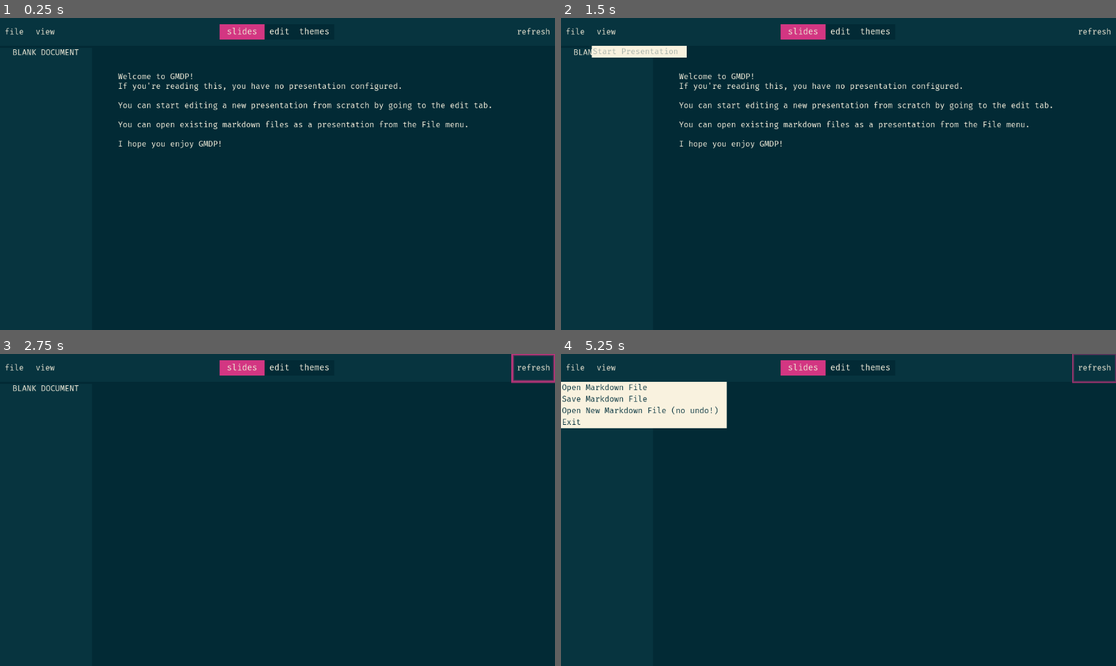
Above: before the commit, frames 1-4 (two rows, left to right).
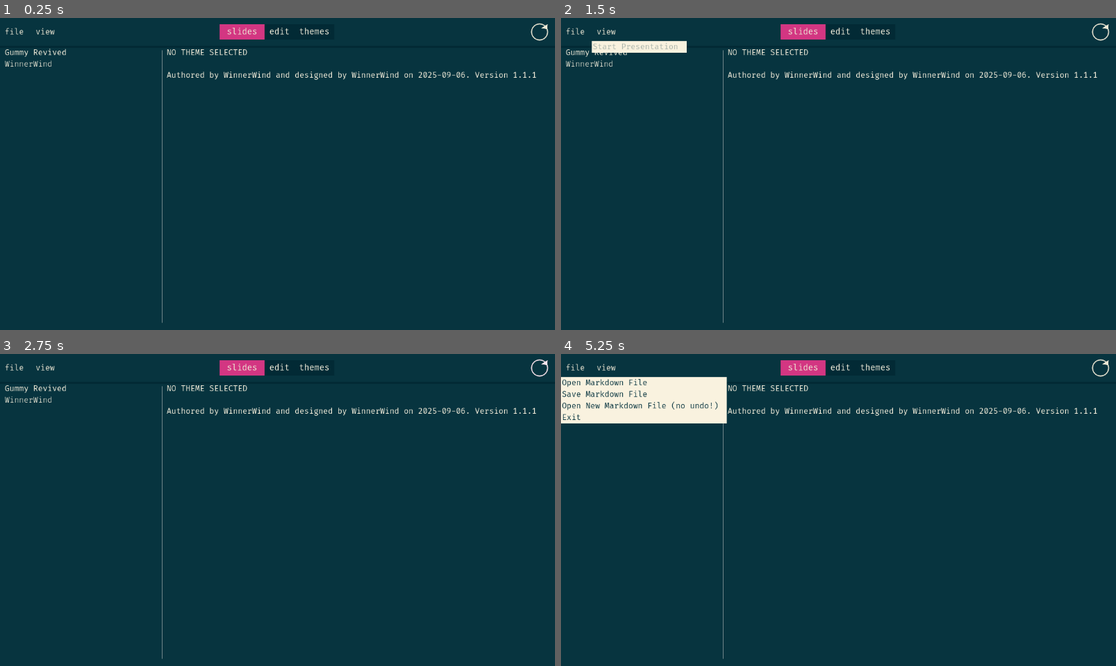
Above: after the commit, the same moments.

Repository: WinnerWind/gmdp
Game: Godot game, scene res://scenes/main.tscn
Same seed, same stepped clock (60 frames per second), same inputs: the game is played once before the commit and once after it. The project has no main scene, so this scene is started directly.
Inputs (mouse positions are in pixels of both pictures, inside the frame that each line leads up to; where the layout moved, square brackets give the same spot in the first picture):
- Up to frame 1 (0.25 s): no input
- Up to frame 2 (1.5 s): click "file" at 0.5 s; click "view" at 1.25 s
- Up to frame 3 (2.75 s): click (538, 366) [532, 366] at 2 s
- Up to frame 4 (5.25 s): click "file" at 2.75 s; click "view" at 3.5 s; click (1099, 366) [1093, 366] at 4.25 s; click "file" at 5 s

The runs differ from the first frame. In frame 1, 2.7% of the frame differs, in the area x 0-99%, y 1-98%; in frame 2, 3.2%; in frame 3, 1.4%; in frame 4, 2.9%.

Commit message:
Add refresh button

Diff:
--- /dev/null
+++ b/resources/icons/refresh.svg
@@ -0,0 +1 @@
+<svg xmlns="http://www.w3.org/2000/svg" width="128" height="128"><g stroke="#fff" fill="#fff" stroke-width="7"><circle r="56" cx="64" cy="64" fill="none"/><polygon points="84 36 116 16 114 40"/></g></svg>
--- a/resources/theme/base.tres
+++ b/resources/theme/base.tres
@@ -6,6 +6,7 @@
 [ext_resource type="FontFile" uid="uid://dssj6aiqil8up" path="res://resources/fonts/FiraCode-Light.ttf" id="3_lfacf"]
 [ext_resource type="StyleBox" uid="uid://bhauqvwqcnk2d" path="res://resources/theme/styleboxes/button_pressed.tres" id="3_r8lfk"]
 [ext_resource type="StyleBox" uid="uid://cpktkqpy8bfys" path="res://resources/theme/styleboxes/fg_panel_alt.tres" id="4_bwsqs"]
+[ext_resource type="Texture2D" uid="uid://brki86mtcteo7" path="res://resources/icons/refresh.svg" id="4_chhdl"]
 [ext_resource type="FontFile" uid="uid://b5l0orglnm1xl" path="res://resources/fonts/FiraCode-Bold.ttf" id="5_mra7g"]
 
 [sub_resource type="StyleBoxFlat" id="StyleBoxFlat_jr5h8"]
@@ -51,6 +52,18 @@
 
 [sub_resource type="StyleBoxFlat" id="StyleBoxFlat_mra7g"]
 bg_color = Color(0.976471, 0.94902, 0.87451, 1)
+
+[sub_resource type="StyleBoxEmpty" id="StyleBoxEmpty_sl5ae"]
+
+[sub_resource type="StyleBoxEmpty" id="StyleBoxEmpty_tv0ux"]
+
+[sub_resource type="StyleBoxEmpty" id="StyleBoxEmpty_jr5h8"]
+
+[sub_resource type="StyleBoxEmpty" id="StyleBoxEmpty_buvui"]
+
+[sub_resource type="StyleBoxEmpty" id="StyleBoxEmpty_21qgi"]
+
+[sub_resource type="StyleBoxEmpty" id="StyleBoxEmpty_0d4vv"]
 
 [sub_resource type="StyleBoxFlat" id="StyleBoxFlat_086gh"]
 content_margin_left = 10.0
@@ -120,6 +133,11 @@
 MarginSlides/constants/margin_left = 50
 MarginSlides/constants/margin_right = 50
 MarginSlides/constants/margin_top = 50
+MarginsNavbar/base_type = &"MarginContainer"
+MarginsNavbar/constants/margin_bottom = 10
+MarginsNavbar/constants/margin_left = 0
+MarginsNavbar/constants/margin_right = 0
+MarginsNavbar/constants/margin_top = 10
 MarginsSlideButton/base_type = &"MarginContainer"
 MarginsSlideButton/constants/margin_bottom = 10
 MarginsSlideButton/constants/margin_left = 20
@@ -143,6 +161,20 @@
 PopupMenu/colors/font_hover_color = Color(0.027451, 0.203922, 0.247059, 1)
 PopupMenu/styles/hover = SubResource("StyleBoxFlat_chhdl")
 PopupMenu/styles/panel = SubResource("StyleBoxFlat_mra7g")
+RefreshButton/base_type = &"Button"
+RefreshButton/colors/icon_focus_color = Color(0.933333, 0.909804, 0.835294, 1)
+RefreshButton/colors/icon_hover_color = Color(0.991831, 0.897263, 0.92808, 1)
+RefreshButton/colors/icon_hover_pressed_color = Color(0.827451, 0.211765, 0.509804, 1)
+RefreshButton/colors/icon_normal_color = Color(0.933333, 0.909804, 0.835294, 1)
+RefreshButton/colors/icon_pressed_color = Color(0.827451, 0.211765, 0.509804, 1)
+RefreshButton/constants/align_to_largest_stylebox = 0
+RefreshButton/icons/icon = ExtResource("4_chhdl")
+RefreshButton/styles/focus = SubResource("StyleBoxEmpty_sl5ae")
+RefreshButton/styles/hover = SubResource("StyleBoxEmpty_tv0ux")
+RefreshButton/styles/hover_mirrored = SubResource("StyleBoxEmpty_jr5h8")
+RefreshButton/styles/hover_pressed = SubResource("StyleBoxEmpty_buvui")
+RefreshButton/styles/normal = SubResource("StyleBoxEmpty_21qgi")
+RefreshButton/styles/pressed = SubResource("StyleBoxEmpty_0d4vv")
 RichTextLabel/colors/default_color = Color(0.976471, 0.94902, 0.87451, 1)
 RichTextLabel/fonts/bold_font = ExtResource("5_mra7g")
 RichTextLabel/fonts/italics_font = ExtResource("3_lfacf")
--- a/scenes/main.tscn
+++ b/scenes/main.tscn
@@ -27,7 +27,7 @@
 themes_view = NodePath("NavSorter/Themes")
 slides_view = NodePath("NavSorter/Slides View")
 location_label = NodePath("NavSorter/Editor Panel/MarginContainer/Sorter/Location")
-view_button = NodePath("NavSorter/Navbar/Sorter/Left/view")
+view_button = NodePath("NavSorter/Navbar/MarginContainer/Sorter/Left/view")
 open_file = NodePath("NavSorter/Open File Dialog")
 save_file = NodePath("NavSorter/Save File")
 slide_button_scene = ExtResource("2_0wfyh")
@@ -43,14 +43,18 @@
 size_flags_stretch_ratio = 0.1
 theme_type_variation = &"PanelNav"
 
-[node name="Sorter" type="HBoxContainer" parent="NavSorter/Navbar"]
-layout_mode = 2
-
-[node name="Left" type="HBoxContainer" parent="NavSorter/Navbar/Sorter"]
-layout_mode = 2
-size_flags_horizontal = 3
-
-[node name="file" type="MenuButton" parent="NavSorter/Navbar/Sorter/Left"]
+[node name="MarginContainer" type="MarginContainer" parent="NavSorter/Navbar"]
+layout_mode = 2
+theme_type_variation = &"MarginsNavbar"
+
+[node name="Sorter" type="HBoxContainer" parent="NavSorter/Navbar/MarginContainer"]
+layout_mode = 2
+
+[node name="Left" type="HBoxContainer" parent="NavSorter/Navbar/MarginContainer/Sorter"]
+layout_mode = 2
+size_flags_horizontal = 3
+
+[node name="file" type="MenuButton" parent="NavSorter/Navbar/MarginContainer/Sorter/Left"]
 layout_mode = 2
 text = "file"
 item_count = 4
@@ -64,7 +68,7 @@
 popup/item_3/id = 3
 script = ExtResource("4_tefeu")
 
-[node name="view" type="MenuButton" parent="NavSorter/Navbar/Sorter/Left"]
+[node name="view" type="MenuButton" parent="NavSorter/Navbar/MarginContainer/Sorter/Left"]
 layout_mode = 2
 text = "view"
 item_count = 1
@@ -73,12 +77,12 @@
 popup/item_0/disabled = true
 script = ExtResource("4_tefeu")
 
-[node name="Center" type="HBoxContainer" parent="NavSorter/Navbar/Sorter"]
+[node name="Center" type="HBoxContainer" parent="NavSorter/Navbar/MarginContainer/Sorter"]
 layout_mode = 2
 size_flags_horizontal = 3
 alignment = 1
 
-[node name="Tabs" type="TabBar" parent="NavSorter/Navbar/Sorter/Center"]
+[node name="Tabs" type="TabBar" parent="NavSorter/Navbar/MarginContainer/Sorter/Center"]
 layout_mode = 2
 size_flags_horizontal = 3
 size_flags_vertical = 4
@@ -89,16 +93,20 @@
 tab_1/title = "edit"
 tab_2/title = "themes"
 
-[node name="Right" type="HBoxContainer" parent="NavSorter/Navbar/Sorter"]
+[node name="Right" type="HBoxContainer" parent="NavSorter/Navbar/MarginContainer/Sorter"]
 layout_mode = 2
 size_flags_horizontal = 3
 alignment = 2
 
-[node name="Refresh" type="Button" parent="NavSorter/Navbar/Sorter/Right"]
-layout_mode = 2
-text = "refresh"
+[node name="Refresh" type="Button" parent="NavSorter/Navbar/MarginContainer/Sorter/Right"]
+custom_minimum_size = Vector2(64, 0)
+layout_mode = 2
+theme_type_variation = &"RefreshButton"
+icon_alignment = 1
+expand_icon = true
 
 [node name="Slides View" type="HBoxContainer" parent="NavSorter"]
+visible = false
 layout_mode = 2
 size_flags_vertical = 3
 
@@ -177,7 +185,6 @@
 fit_content = true
 
 [node name="Themes" type="PanelContainer" parent="NavSorter" node_paths=PackedStringArray("theme_list", "theme_name_label", "theme_by_label", "title_page", "heading_page", "subtitle_page", "text_only_page", "selection_button", "url_button")]
-visible = false
 layout_mode = 2
 size_flags_vertical = 3
 theme_type_variation = &"PanelThemes"
@@ -273,10 +280,10 @@
 filters = PackedStringArray("*.md", "*.txt")
 use_native_dialog = true
 
-[connection signal="id_pressed" from="NavSorter/Navbar/Sorter/Left/file" to="." method="file_menu_functions"]
-[connection signal="id_pressed" from="NavSorter/Navbar/Sorter/Left/view" to="." method="view_menu_functions"]
-[connection signal="tab_clicked" from="NavSorter/Navbar/Sorter/Center/Tabs" to="." method="_on_tabs_tab_changed"]
-[connection signal="pressed" from="NavSorter/Navbar/Sorter/Right/Refresh" to="." method="refresh"]
+[connection signal="id_pressed" from="NavSorter/Navbar/MarginContainer/Sorter/Left/file" to="." method="file_menu_functions"]
+[connection signal="id_pressed" from="NavSorter/Navbar/MarginContainer/Sorter/Left/view" to="." method="view_menu_functions"]
+[connection signal="tab_clicked" from="NavSorter/Navbar/MarginContainer/Sorter/Center/Tabs" to="." method="_on_tabs_tab_changed"]
+[connection signal="pressed" from="NavSorter/Navbar/MarginContainer/Sorter/Right/Refresh" to="." method="refresh"]
 [connection signal="scroll_changed" from="NavSorter/Slides View/Main" to="." method="_on_main_scroll_changed"]
 [connection signal="text_changed" from="NavSorter/Editor Panel/MarginContainer/Sorter/Editor" to="." method="set_text_content"]
 [connection signal="switch_theme_to" from="NavSorter/Themes" to="." method="switch_theme_to"]
Not shown, added: resources/icons/refresh.svg.import
Not shown: 1 places in resources/theme/base.tres that only renumber resources
